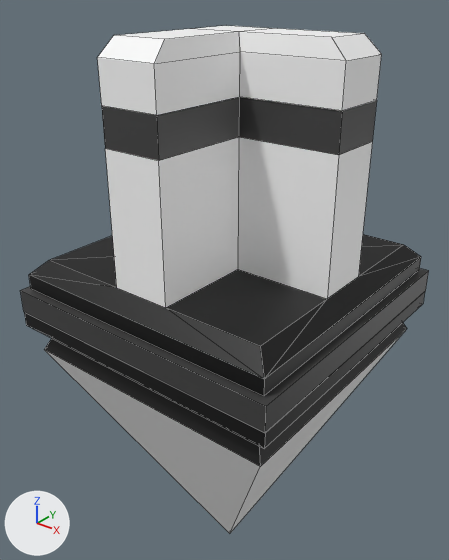
The FBX model Assets/Project/NewVisuals/Models/Environment/Wall_Tile_Turn.fbx, before and after one commit.
Rendered twice from a 50 mm camera at (1.19, -1.52, 0.83) aimed at (-0.07, 0.05, -0.14). Lighting does not change. The marker at lower left points along +X, +Y and +Z. Mesh edges are drawn as thin lines. Where no turn or scale is listed for an object, it has been applied to the vertices.

In view in the first picture: 'turn'.
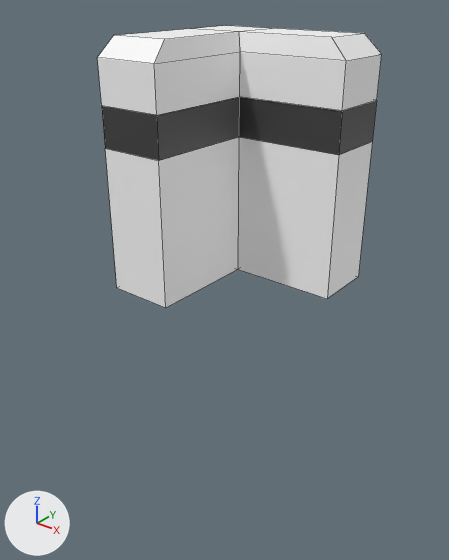
Diff of the bpy script that builds the scene:
```diff
--- a/Assets/Project/NewVisuals/Models/Environment/Wall_Tile_Turn.fbx.py
+++ b/Assets/Project/NewVisuals/Models/Environment/Wall_Tile_Turn.fbx.py
@@ me_меш @@
 # used by ob_turn; location = (0.0, 0.0, 0.0)
-me_меш.from_pydata(...)  # 81 vertices, 78 faces; spans x -0.5..0.5, y -0.5..0.5, z -1.31..0.7
+me_меш.from_pydata(...)  # 40 vertices, 38 faces; spans x -0.1..0.42, y -0.43..0.09, z 0.0..0.7
+# me_меш part 1: the loose piece of 12 vertices spanning x -0.5..0.5, y -0.5..0.5, z -0.29..-0.19 is deleted
+# me_меш part 2: the loose piece of 9 vertices spanning x -0.47..0.47, y -0.47..0.47, z -1.31..-0.29 is deleted
+# me_меш part 3: the loose piece of 8 vertices spanning x -0.5..0.5, y -0.5..0.5, z -0.18..-0.1 is deleted
+# me_меш part 4
+# 12 vertices are removed from x -0.47..0.47, y -0.47..0.48, z -0.1..0.0
+# 18 faces are deleted
+# 3 new faces join them
 me_меш.materials.append(mat_материал)
```

Location of each change, (x1, y1, x2, y2) in pixels of the pictures (449 x 560 px):
'turn', reshaped (31% narrower, 44% shorter)
    before: (20, 26, 429, 533)
    after: (98, 26, 381, 308)
part 1 of me_меш, deleted (black)
    before: (24, 292, 425, 449)
part 2 of me_меш, deleted
    before: (44, 322, 407, 533)
part 3 of me_меш, deleted (black)
    before: (20, 268, 429, 432)
part 4 of me_меш, cut back (black)
    before: (29, 234, 421, 396)
